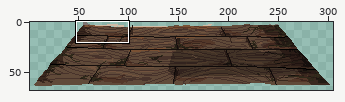
Edited in one commit: sprite sheet (Assets/Images/Environments/floor.png). The picture above shows the old version from afar; the outline marks the close-up.
Close-up. Earlier state:
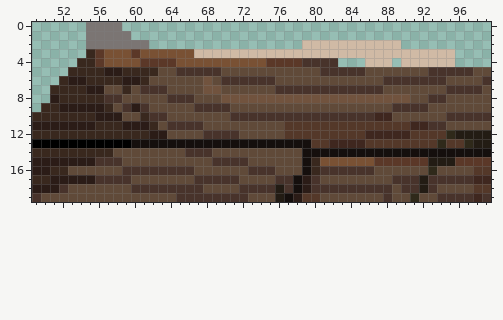
The file is 305x68 pixels. Colours within 5 levels of each other are drawn and written as one. Shown: x 49..99, y 0..19. The wide view leaves out empty margins. The commit also changed other parts of the picture, which this record leaves out.
New version:
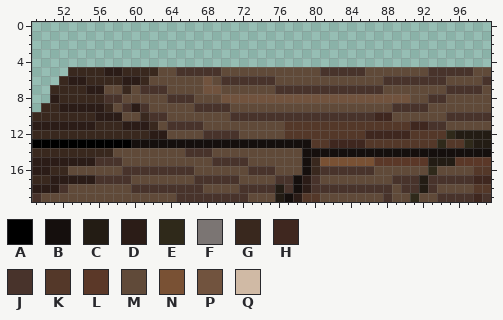
Palette (. is transparent): A #000000  B #150f0d  C #231c14  D #2b1c17  E #2f291a  F #7b7573  G #39281e  H #3f271f  J #48332b  K #543829  L #5b3828  M #604a39  N #795134  P #71533e  Q #d0baa5
The edit:
y 0: x 55..58 FFFF -> ....
y 1: x 55..59 FFFFF -> .....
y 2: x 55..61 FFFFFFF -> .......; x 79..89 QQQQQQQQQQQ -> ...........
y 3: x 55..95 GLNNNLNNNNNNQQQQQQQQQQQQQQQQQQQQQQQQQQQQQ -> .........................................
y 4: x 54..82 GGLNNNNLLLLNNNNNNNNNNLLLLJJJJ -> .............................; x 86..88 QQQ -> ...; x 90..95 QQQQQQ -> ......
